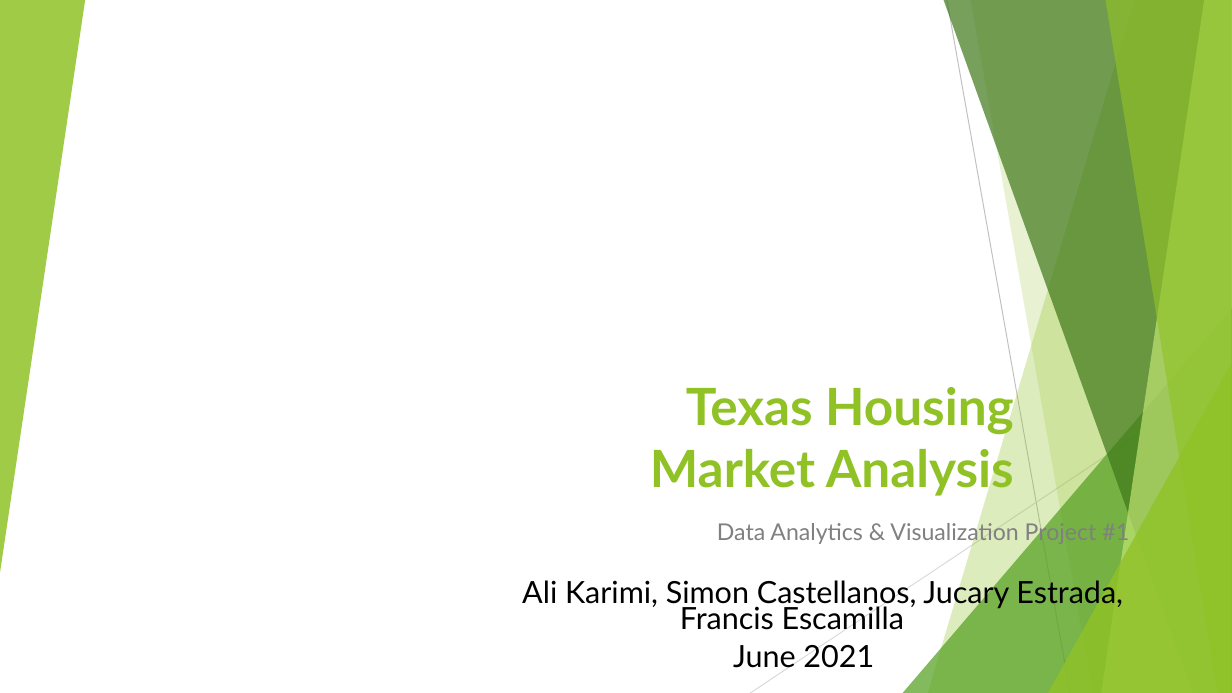
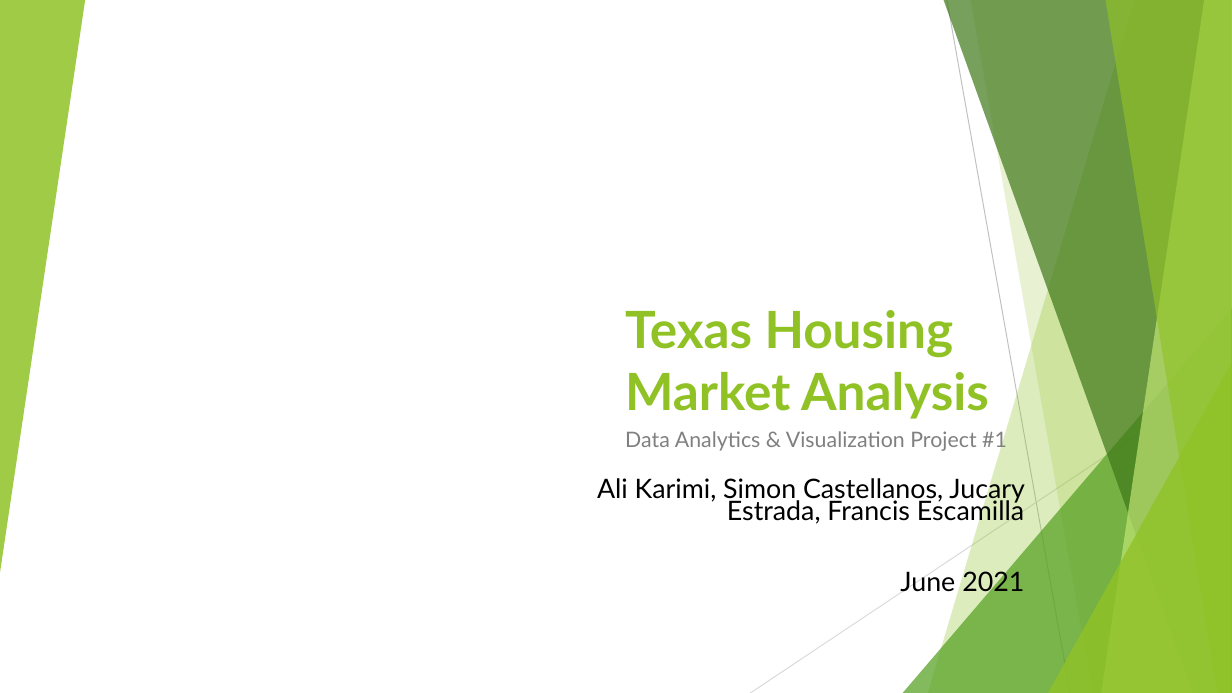
Before and after one commit to Fescamil1/Project_1_Housing_Market_Analysis, a slide deck: slide 1 of Texas Housing Market Analysis PowerPoint.pptx. Drawn at 1232x693 pixels with LibreOffice and Linux fonts; fonts in the diff are those of the drawing; background and template pictures are left out. Boxes give left, top, right and bottom in pixels: in the first picture for what was removed or moved away, otherwise in the second. Text is boxed around its words. In the diff, an @@ line names an element or a change of style, - is before the commit and + after.

```diff
--- a/Texas Housing Market Analysis PowerPoint.pptx
+++ b/Texas Housing Market Analysis PowerPoint.pptx
@@ title "Texas Housing Market Analysis": place and size @@
-title "Texas Housing Market Analysis" at (650,387,1014,497)
+title "Texas Housing Market Analysis" at (625,310,989,419)
@@ title "Texas Housing Market Analysis" at (625,310,989,419): alignment right to left; vertical alignment bottom to middle @@
@@ subtitle "Data Analytics & Visualization Project ...": place and size @@
-subtitle "Data Analytics & Visualization Project ..." at (717,520,1129,546)
+subtitle "Data Analytics & Visualization Project ..." at (625,429,1007,453)
@@ subtitle "Data Analytics & Visualization Project ..." at (625,429,1007,453): size 18 to 16.6 pt; alignment right to left @@
@@ text "Ali Karimi, Simon Castellanos, Jucary ...": place and size @@
-text "Ali Karimi, Simon Castellanos, Jucary ..." at (522,576,1123,668)
+text "Ali Karimi, Simon Castellanos, Jucary ..." at (597,475,1024,596)
@@ text "Ali Karimi, Simon Castellanos, Jucary ..." at (597,475,1024,596): size 23.8 to 20.9 pt; alignment centre to right @@
```
Also in this commit, not shown: 10 other slides changed, 2 slides added, 2 slides removed, 1 other file.
